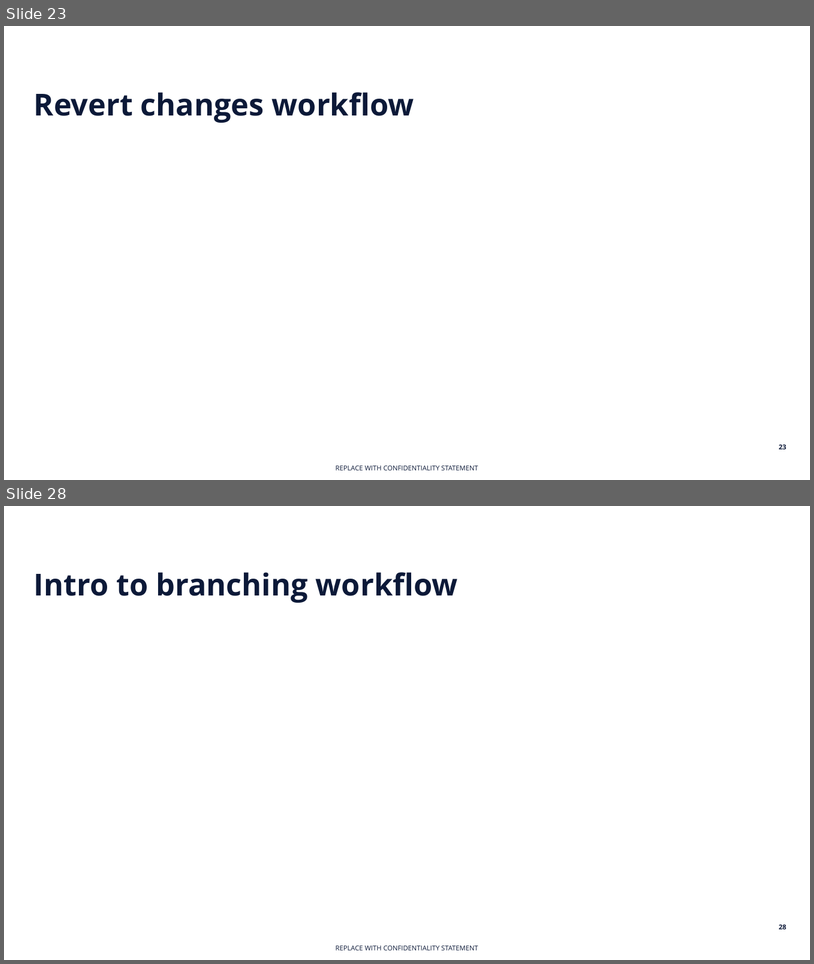
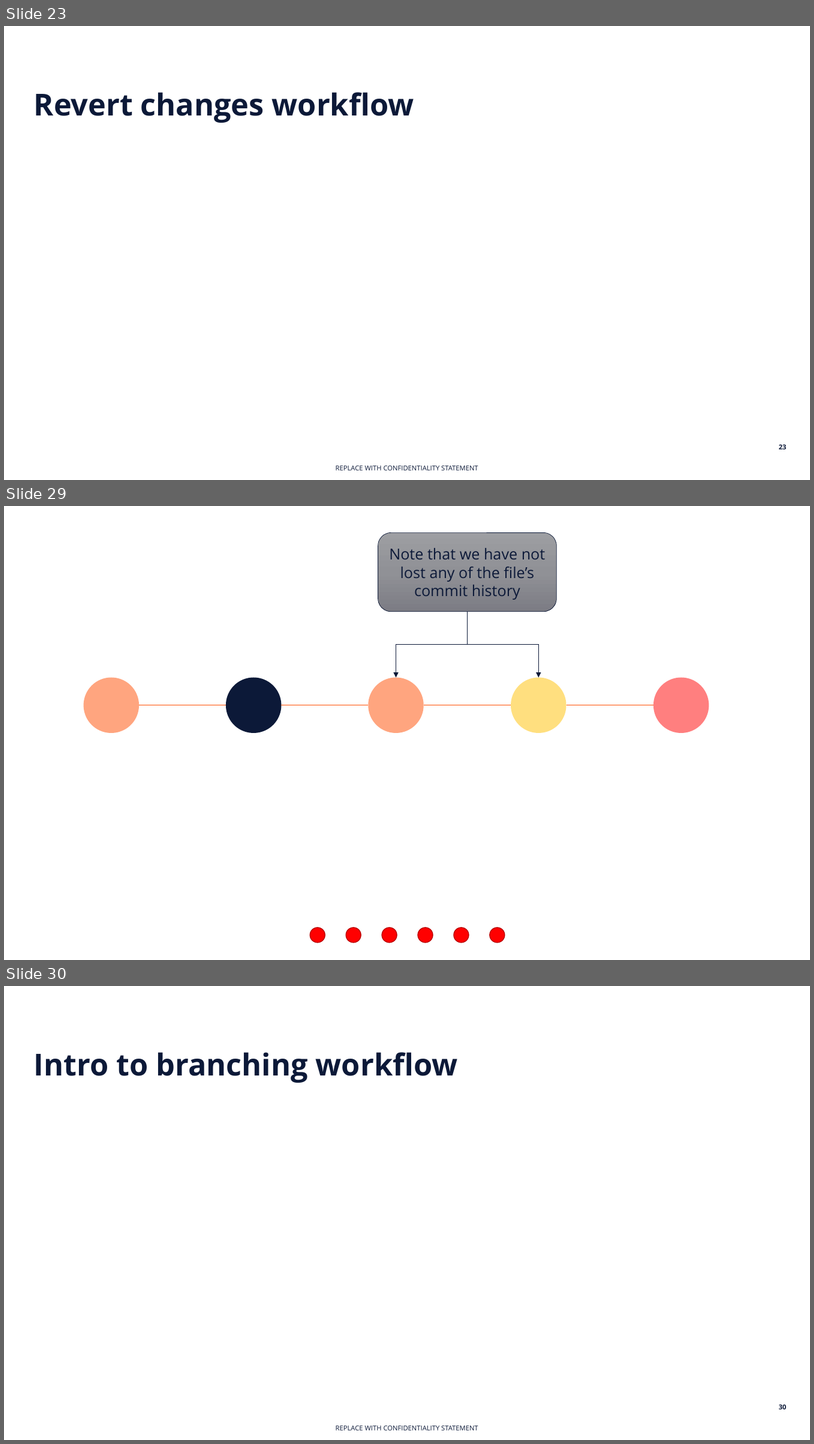
Before and after one commit to e815135/Shiny-App-Project, a slide deck: making basic workflow diagram.pptx. Shown one above the other, each under a label of ours: slides 23 and 28 before the commit, slides 23, 29 and 30 after it; the slides between them are not shown. The pictures are 814x964 and 814x1444 pixels, drawn with LibreOffice and Linux fonts; fonts in the diff are those of the drawing. Boxes give left, top, right and bottom in pixels: in the first picture for what was removed or moved away, otherwise in the second. Text is boxed around its words. In the diff, an @@ line names an element or a change of style, - is before the commit and + after.

```diff
--- a/making basic workflow diagram.pptx
+++ b/making basic workflow diagram.pptx
@@ slide 29 added at [4, 506, 810, 960], background #FFFFFF @@
@@ rounded rectangle added at [378, 532, 557, 611], fill gradient #9E9EA3 to #909196 to #7C7D84, outline #0C1938 0.5 pt, 18 pt, text #0C1938 @@
+Note that we have not lost any of the file’s commit history
@@ elbow arrow added from (467, 611) to (396, 677), #0C1938 0.5 pt @@
@@ elbow arrow added from (467, 611) to (539, 677), #0C1938 0.5 pt @@
@@ ellipse added at [654, 677, 710, 733], fill #FF0000 at 50% opacity @@
@@ group added at [84, 677, 567, 733]: 4 ellipses, 3 lines @@
@@ line added from (567, 705) to (654, 705), #FF4D00 0.5 pt @@
@@ ellipse added at [310, 927, 325, 942], fill #FF0000, outline #BD0000 1 pt @@
@@ ellipse added at [347, 927, 362, 942], fill #FF0000, outline #BD0000 1 pt @@
@@ ellipse added at [382, 927, 397, 942], fill #FF0000, outline #BD0000 1 pt @@
@@ ellipse added at [419, 927, 434, 942], fill #FF0000, outline #BD0000 1 pt @@
@@ ellipse added at [454, 927, 469, 942], fill #FF0000, outline #BD0000 1 pt @@
@@ ellipse added at [490, 927, 505, 942], fill #FF0000, outline #BD0000 1 pt @@
@@ what was slide 28 is now slide 30 @@
@@ page number at [779, 1404, 787, 1409]: text changed @@
-28
+30
```
Also in this commit, not shown: 41 slides changed, 1 other slide added.
